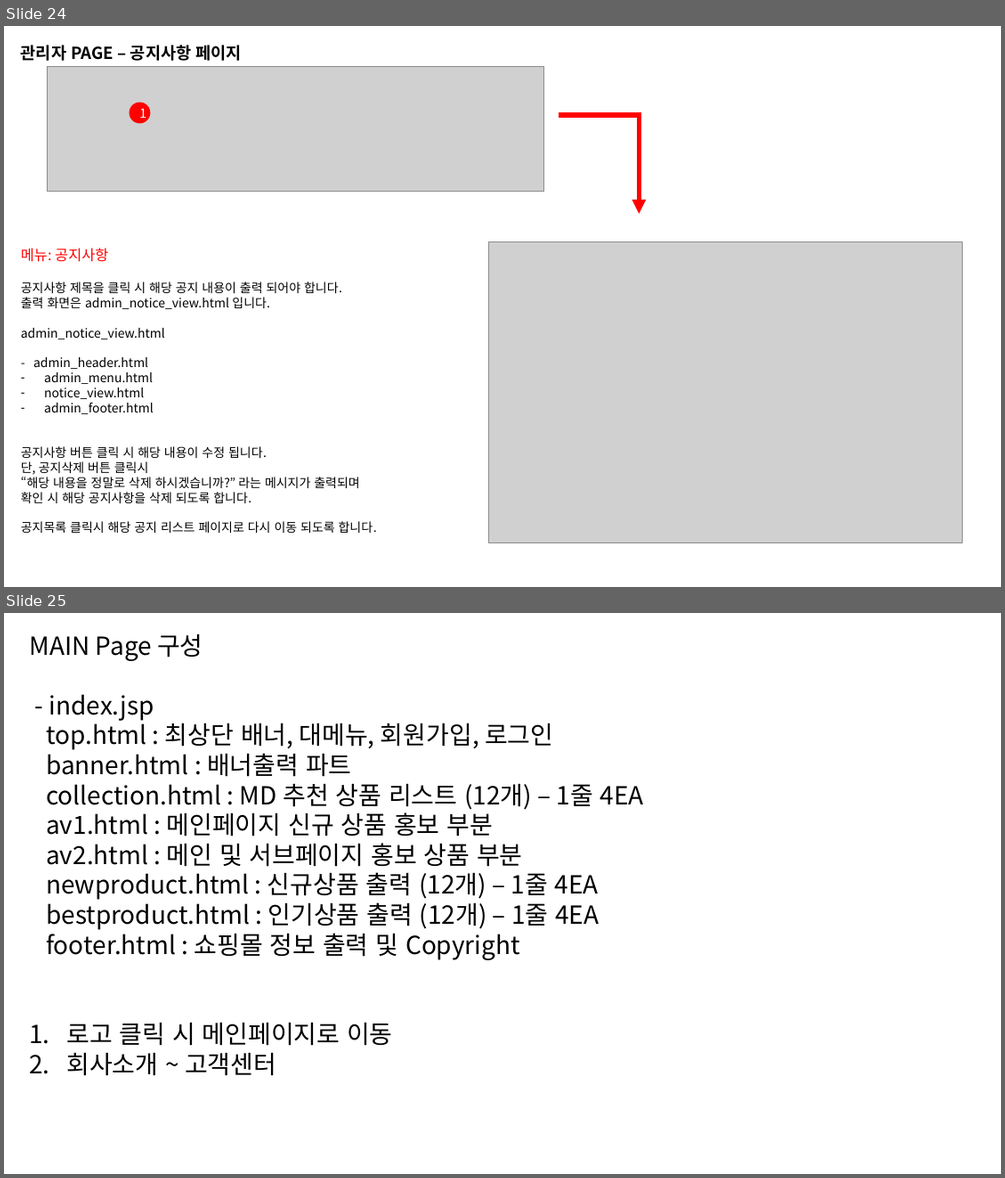
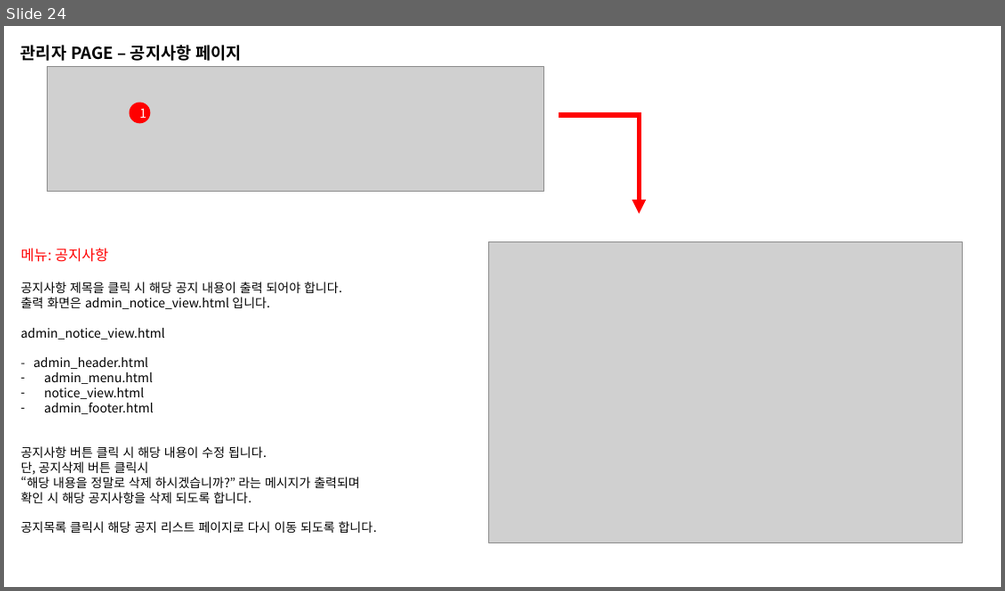
Before and after one commit to soliops/Portfolio, a slide deck: Admin_System.pptx. Shown one above the other, each under a label of ours: slides 24 and 25 before the commit, slide 24 after it. The pictures are 1005x1178 and 1005x591 pixels, drawn with LibreOffice and Linux fonts; fonts in the diff are those of the drawing; grey boxes stand for pictures. Boxes give left, top, right and bottom in pixels: in the first picture for what was removed or moved away, otherwise in the second. Text is boxed around its words. In the diff, an @@ line names an element or a change of style, - is before the commit and + after.

```diff
--- a/Admin_System.pptx
+++ b/Admin_System.pptx
@@ slide 25 removed at box(4, 613, 1001, 1174), background #FFFFFF @@
@@ text removed at box(29, 633, 644, 1076) @@
-MAIN Page 구성
-- index.jsp
-top.html : 최상단 배너, 대메뉴, 회원가입, 로그인
-banner.html : 배너출력 파트
-collection.html : MD 추천 상품 리스트 (12개) – 1줄 4EA
-av1.html : 메인페이지 신규 상품 홍보 부분
-av2.html : 메인 및 서브페이지 홍보 상품 부분
-newproduct.html : 신규상품 출력 (12개) – 1줄 4EA
-bestproduct.html : 인기상품 출력 (12개) – 1줄 4EA
-footer.html : 쇼핑몰 정보 출력 및 Copyright
-1. 로고 클릭 시 메인페이지로 이동
-2. 회사소개 ~ 고객센터
```
Also in this commit, not shown: 1 other slide removed.
